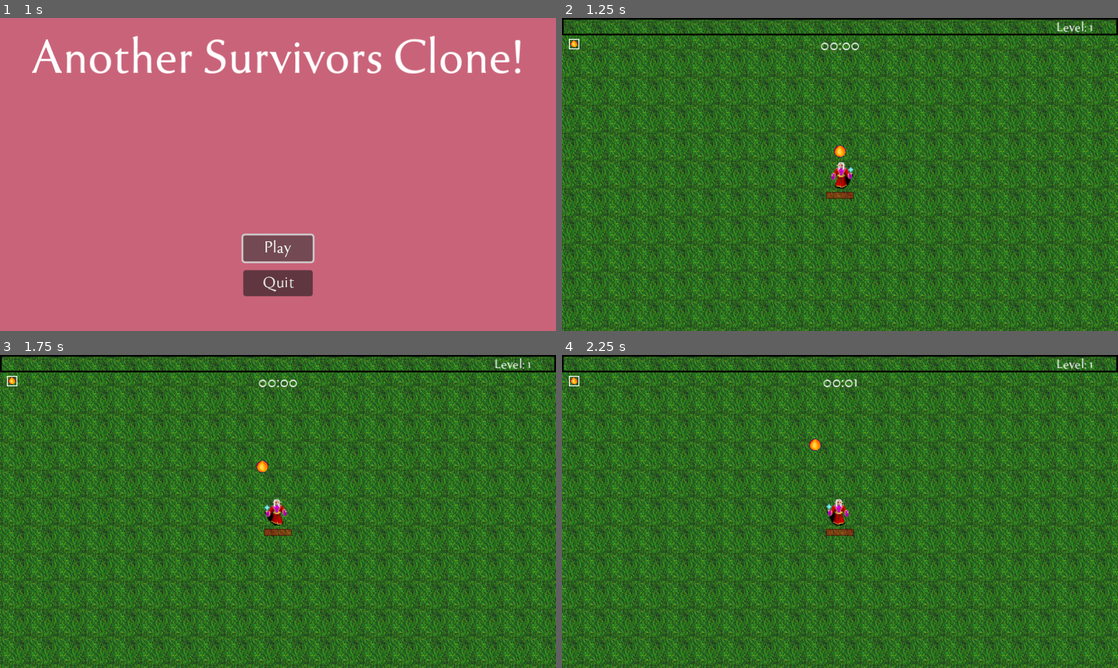
Above: before the commit, frames 1-4 (two rows, left to right).
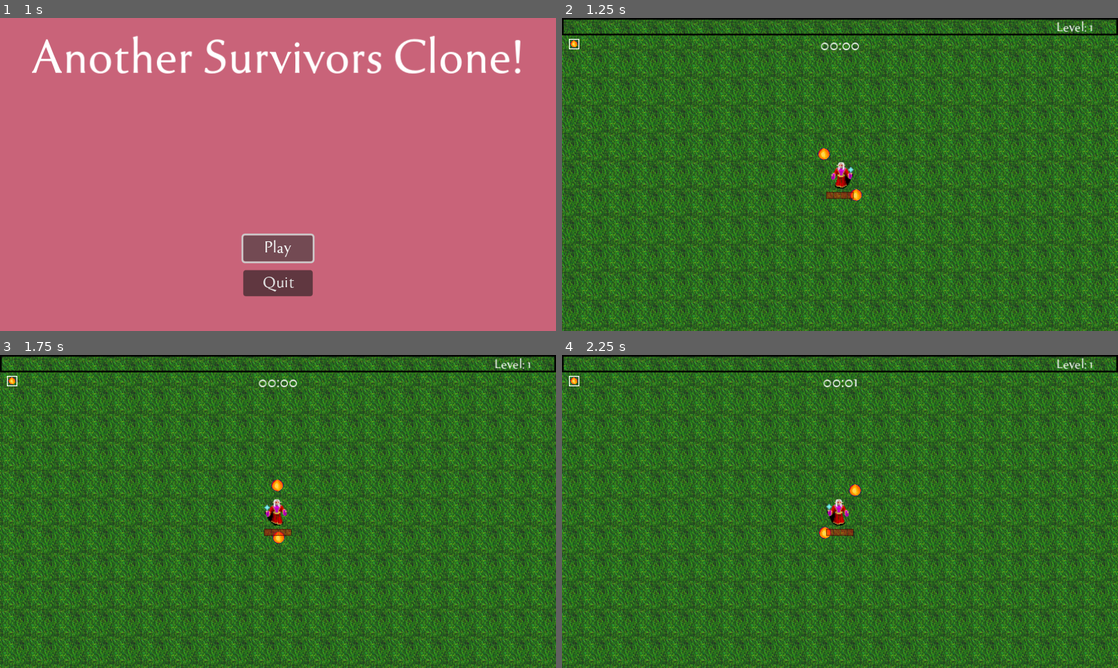
Above: after the commit, the same moments.

Repository: j-v-n/SurvivorsClone
Game: Godot game, scene res://TitleScreen/menu.tscn
Same seed, same stepped clock (60 frames per second), same inputs: the game is played once before the commit and once after it. Sound files missing from this copy of the repository are replaced by a short silence.
Inputs (mouse positions are in pixels of both pictures, inside the frame that each line leads up to):
- Up to frame 1 (1 s): click "Play" at 0.5 s
- Up to frame 2 (1.25 s): no input
- Up to frame 3 (1.75 s): tap Enter at 1.25 s; move the mouse to (400, 495) at 1.27 s; hold D (right) from 1.28 s (still down); click (400, 495) at 1.35 s
- Up to frame 4 (2.25 s): release D (right) at 2 s; drag from (728, 527) to (817, 455) at 2.02 s

Frame 1 is identical in both runs. In frame 2, 0.2% of the frame differs, in the area x 46-54%, y 40-59%; in frame 3, 0.2%; in frame 4, 0.2%, in the area x 44-54%, y 26-59%.

Commit message:
updated fireballs to be spawned and moving in a circle around the player

Diff:
--- a/Player/Attack/fire_ball.gd
+++ b/Player/Attack/fire_ball.gd
@@ -10,7 +10,10 @@
 var target = Vector2.ZERO
 var angle = Vector2.ZERO
 
-
+var time = 0.0
+var rot_speed = 5
+var radius = 30
+var theta = 0
 @onready var player = get_tree().get_first_node_in_group("player")
 @onready var attackTimer = get_node("%AttackTimer")
 signal remove_from_array(object)
@@ -56,7 +59,10 @@
 	tween.play()
 
 func _physics_process(delta):
-	position += angle * speed * delta
+	time += delta
+	position = Vector2(
+		sin((time * rot_speed) + deg_to_rad(theta)) * radius,
+		cos((time * rot_speed) + deg_to_rad(theta)) * radius) + player.global_position
 
 func enemy_hit(charge = 1):
 	hp -= charge
--- a/Player/player.gd
+++ b/Player/player.gd
@@ -111,11 +111,11 @@
 		spawn_disk()
 
 	if fireball_level > 0:
-		# add way to not immediately spawn next fireball when upgrade is collected
-		if additional_attacks > 1:
-			fireBallTimer.stop()
-		else:
-			spawn_fireballs()
+		# # add way to not immediately spawn next fireball when upgrade is collected
+		# if additional_attacks > 1:
+		# 	fireBallTimer.stop()
+		# else:
+		spawn_fireballs()
 
 
 func _physics_process(delta):
@@ -211,18 +211,20 @@
 
 func _on_fire_ball_timer_timeout():
 	spawn_fireballs()
+	fireBallTimer.start()
 
 func spawn_fireballs():
 	var get_fireballs_total = fireBase.get_child_count()
 	# fireball_ammo += fireball_baseammo + additional_attacks
 	var calc_spawns = fireball_baseammo + additional_attacks - get_fireballs_total
-	var spawn_positions = [Vector2.UP, Vector2.DOWN, Vector2.RIGHT, Vector2.LEFT]
+	var spawn_thetas = [0, 180, 90, 270]
 	while calc_spawns > 0:
 		var fireball_spawn = fireBall.instantiate()
-		var spawn_location = spawn_positions[calc_spawns - 1]
-		# spawn_positions.erase(spawn_location)
-		fireball_spawn.position = global_position + spawn_location * 20
-		fireball_spawn.target = global_position
+		var spawn_theta = spawn_thetas[calc_spawns - 1]
+		spawn_thetas.erase(spawn_theta)
+		fireball_spawn.theta = spawn_theta
+		fireball_spawn.position = global_position + Vector2(sin(deg_to_rad(fireball_spawn.theta) * fireball_spawn.radius), cos(deg_to_rad(fireball_spawn.theta) * fireball_spawn.radius))
+		# fireball_spawn.target = global_position
 		fireball_spawn.level = fireball_level
 		fireBase.add_child(fireball_spawn)
 		calc_spawns -= 1
@@ -360,7 +362,7 @@
 			disc_level = 4
 		"fireball1":
 			fireball_level = 1
-			fireball_baseammo += 1
+			fireball_baseammo += 2
 		"fireball2":
 			fireball_level = 2
 		"fireball3":
Not shown, changed: kanban_tasks_data.kanban
